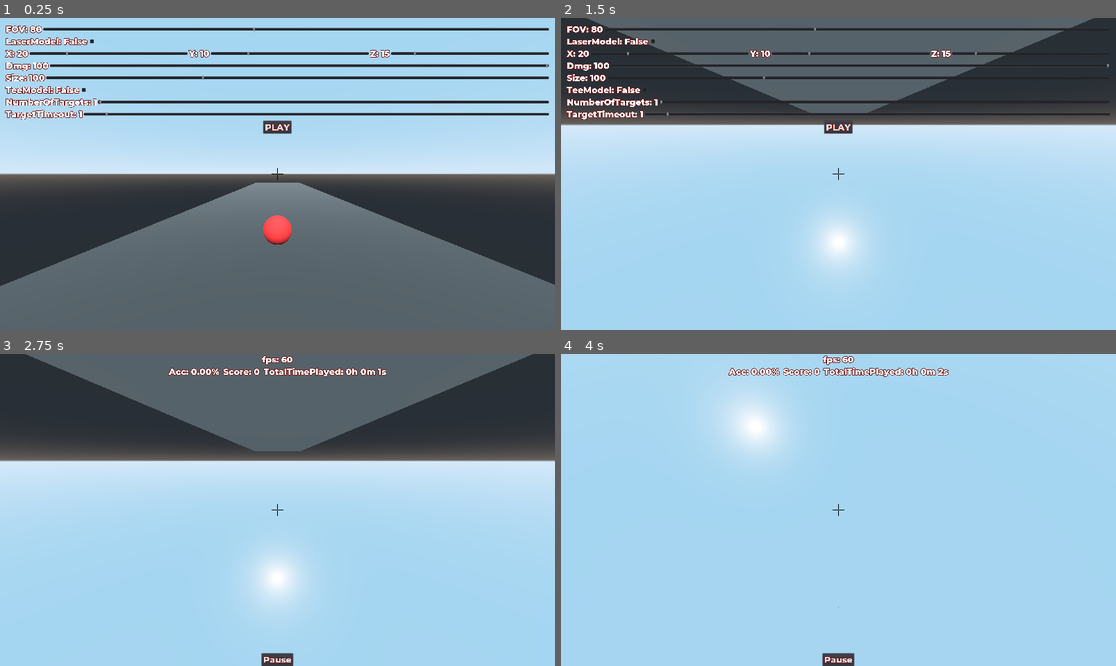
Above: before the commit, frames 1-4 (two rows, left to right).
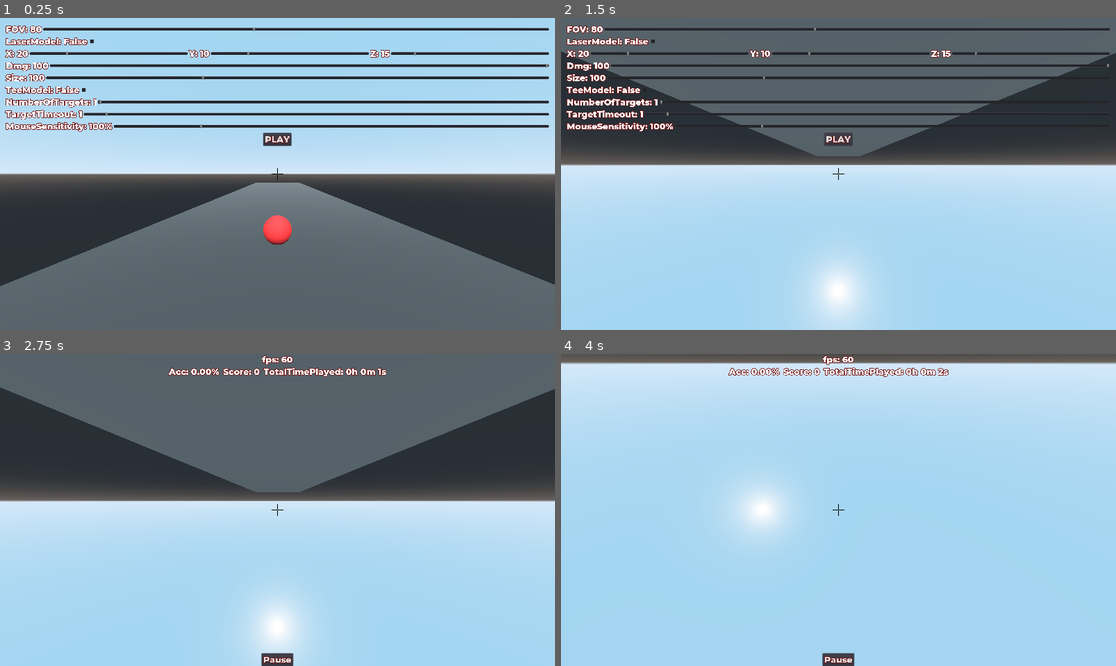
Above: after the commit, the same moments.

Repository: Inateblig/AimTrainer
Game: Godot game, scene res://src/scenes/World.tscn
Two runs of this game, one before a commit and one after it. Both use one fixed random seed, a clock stepped at 60 frames per second and the inputs below.
Inputs (mouse positions are in pixels of both pictures, inside the frame that each line leads up to):
- Up to frame 1 (0.25 s): no input
- Up to frame 2 (1.5 s): click "PLAY" at 0.5 s; click "Pause" at 1.25 s
- Up to frame 3 (2.75 s): click "PLAY" at 2 s
- Up to frame 4 (4 s): tap Enter at 2.75 s; move the mouse to (866, 510) at 2.77 s; hold D (bwd) 2.78-3.53 s; hold E (fwd) from 2.78 s (still down); tap Space (jump) at 3.02, 3.77 s; move the mouse to (810, 510) at 3.52 s; click (810, 510) at 3.6 s

The runs differ from the first frame. In frame 1, 1.5% of the frame differs, in the area x 1-99%, y 32-42%; in frame 2, 29%; in frame 3, 32%, in the area x 0-100%, y 0-98%; in frame 4, 14%.

Commit message:
added mouse sensitivity

Diff:
--- a/src/scenes/GUI.gd
+++ b/src/scenes/GUI.gd
@@ -25,6 +25,7 @@
 	var tee: bool = $VBoxContainer/Tee/CheckBox.pressed
 	var ntargets: int = $VBoxContainer/NTargets/HSlider.value
 	var tartimeout: float = $VBoxContainer/TarTimeout/HSlider.value
+	var mousesens: float = $VBoxContainer/MouseSens/HSlider.value / 100
 	$VBoxContainer/FOV/Label.set_text("FOV: " + str(fov))
 	$VBoxContainer/Laser/Label.set_text("LaserModel: " + str(laser))
 	$VBoxContainer/RandRange/X.set_text("X: " + str(xrange))
@@ -35,6 +36,7 @@
 	$VBoxContainer/Tee/Label.set_text("TeeModel: " + str(tee))
 	$VBoxContainer/NTargets/Label.set_text("NumberOfTargets: " + str(ntargets))
 	$VBoxContainer/TarTimeout/Label.set_text("TargetTimeout: " + str(tartimeout))
+	$VBoxContainer/MouseSens/Label.set_text("MouseSensitivity: " + str(mousesens * 100) + "%")
 	Globals.fov = fov
 	Globals.laser = laser
 	Globals.randrange = Vector3(xrange, yrange, zrange)
@@ -43,6 +45,7 @@
 	Globals.tee = tee
 	Globals.ntargets = ntargets
 	Globals.tartimeout = tartimeout
+	Globals.mousesens = mousesens
 
 func zoom():
 	if Input.is_action_just_pressed("zoom_in"):
--- a/src/scenes/GUI.tscn
+++ b/src/scenes/GUI.tscn
@@ -205,10 +205,31 @@
 step = 0.1
 value = 1.0
 
+[node name="MouseSens" type="HBoxContainer" parent="VBoxContainer"]
+margin_top = 336.0
+margin_right = 1880.0
+margin_bottom = 374.0
+
+[node name="Label" type="Label" parent="VBoxContainer/MouseSens"]
+margin_right = 369.0
+margin_bottom = 38.0
+custom_fonts/font = ExtResource( 1 )
+text = "MouseSensitivity: 100%"
+
+[node name="HSlider" type="HSlider" parent="VBoxContainer/MouseSens"]
+margin_left = 373.0
+margin_right = 1880.0
+margin_bottom = 38.0
+size_flags_horizontal = 3
+size_flags_vertical = 1
+min_value = 1.0
+max_value = 500.0
+value = 100.0
+
 [node name="PlayButton" type="HBoxContainer" parent="VBoxContainer"]
-margin_top = 336.0
-margin_right = 1880.0
-margin_bottom = 380.0
+margin_top = 378.0
+margin_right = 1880.0
+margin_bottom = 422.0
 
 [node name="MarginContainer" type="MarginContainer" parent="VBoxContainer/PlayButton"]
 margin_right = 887.0
--- a/src/scenes/Globals.gd
+++ b/src/scenes/Globals.gd
@@ -10,6 +10,7 @@
 var player_pos: Vector3 = Vector3.ZERO
 var ntargets: int = 1
 var tartimeout: float = 0.5
+var mousesens: float = 1
 
 func set_audio_file(filepath, files):
 	var i = randi() % files + 1
--- a/src/scenes/Player.gd
+++ b/src/scenes/Player.gd
@@ -3,7 +3,7 @@
 signal fire
 signal hit
 
-const MOUSE_SENS: float = 0.005
+var mouse_sens: float = 0.005 * Globals.mousesens
 const MOVE_SPEED: float = 10.0
 const GRAVITY_ACC: float = 9.8 * 3
 const JUMP_FORCE: float = 10.0
@@ -23,8 +23,11 @@
 
 func _input(event):
 	if event is InputEventMouseMotion and !Globals.pause:
-		self.rotate_y((-event.relative.x) * MOUSE_SENS)
-		head.rotate_x((event.relative.y) * MOUSE_SENS)
+		self.rotate_y((-event.relative.x) * mouse_sens)
+		head.rotate_x((event.relative.y) * mouse_sens)
+
+func _process(delta):
+	mouse_sens = 0.005 * Globals.mousesens
 
 func _physics_process(delta):
 	if !Globals.pause:
